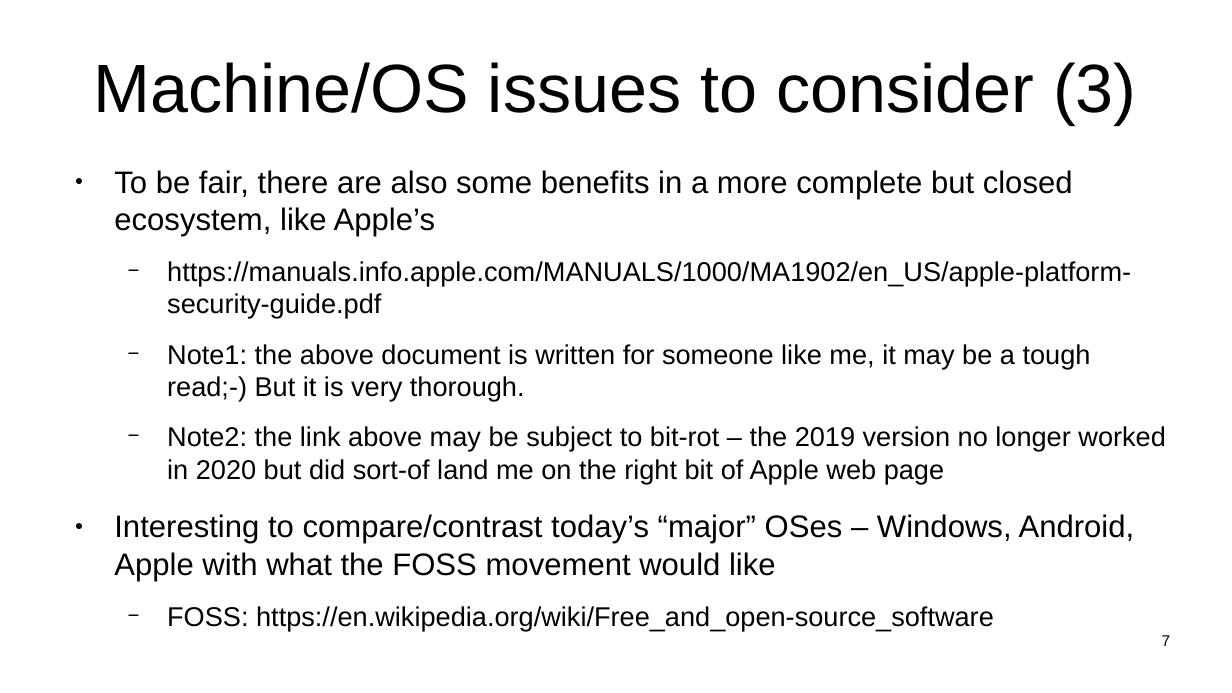
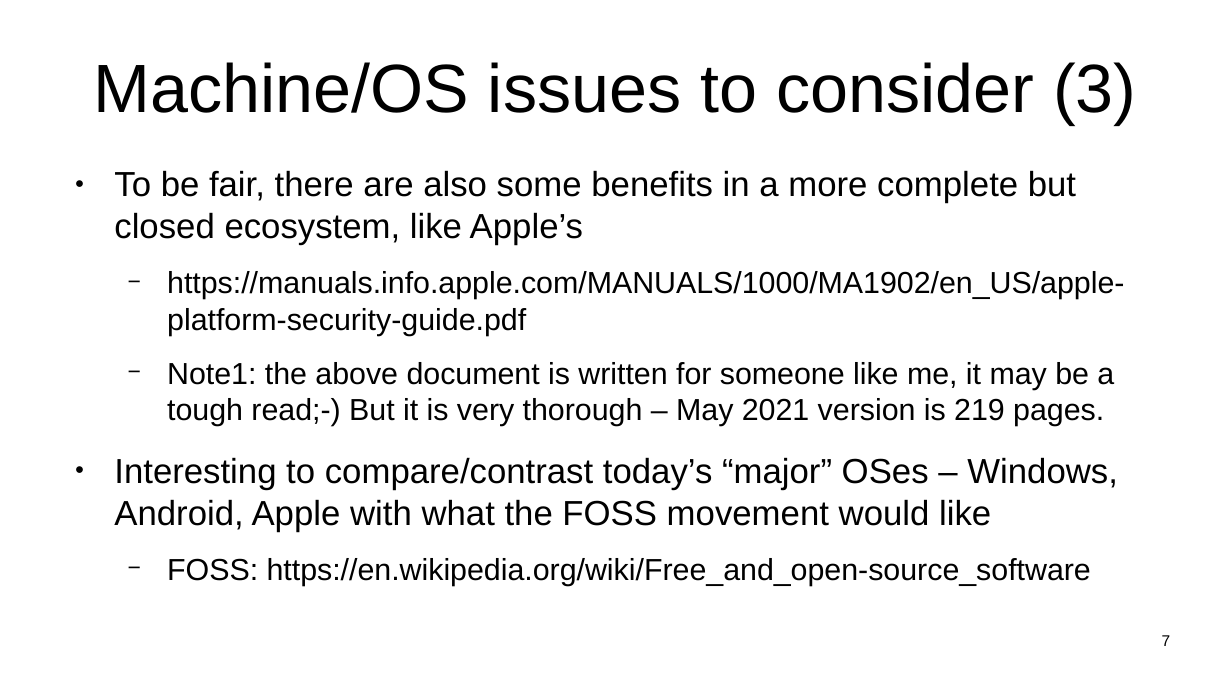
Before and after one commit to sftcd/witidtm, a slide deck: slide 7 of lectures/2021-2022/400-machines.odp. Drawn at 1232x693 pixels with LibreOffice and Linux fonts; fonts in the diff are those of the drawing. Boxes give left, top, right and bottom in pixels: in the first picture for what was removed or moved away, otherwise in the second. Text is boxed around its words. In the diff, an @@ line names an element or a change of style, - is before the commit and + after.

Commit message:
added machines

```diff
--- a/lectures/2021-2022/400-machines.odp
+++ b/lectures/2021-2022/400-machines.odp
@@ text at [114, 170, 1124, 586]: size 20 to 22.4 pt in "To be fair, there are also some ...", "Interesting to compare/contrast today’s “major” OSes – ..."; size 17.5 to 19.6 pt in "https://manuals.info.apple.com/MANUALS/1000/MA1902/en_US/app ...", "FOSS: https://en.wikipedia.org/wiki/Free_and_open-source_sof ..." @@
@@ text at [167, 362, 1114, 426]: text changed; size 17.5 to 19.6 pt @@
-  − Note1: the above document is written for someone like me, it may be a tough read;-) But it is very thorough.
-  − Note2: the link above may be subject to bit-rot – the 2019 version no longer worked in 2020 but did sort-of land me on the right bit of Apple web page
+  − Note1: the above document is written for someone like me, it may be a tough read;-) But it is very thorough – May 2021 version is 219 pages.
```
Also in this commit, not shown: 7 other slides changed, 3 other files.
